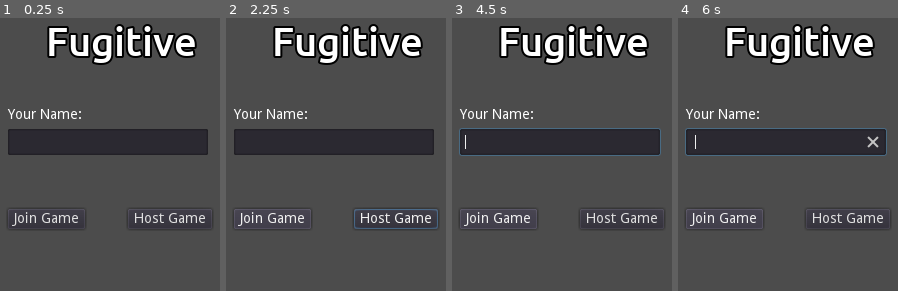
Above: before the commit, frames 1-4 (left to right).
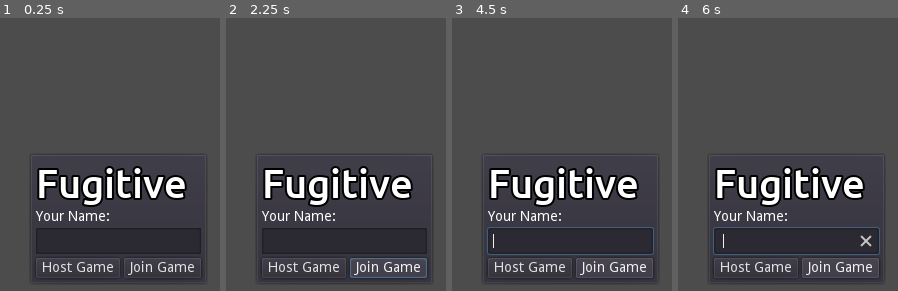
Above: after the commit, the same moments.

Repository: FugitiveTheGame/Fugitive
Game: Godot game, scene res://screens/mainmenu/MainMenu.tscn
Same seed, same stepped clock (60 frames per second), same inputs: the game is played once before the commit and once after it.
Inputs:
- Up to frame 1 (0.25 s): no input
- Up to frame 2 (2.25 s): click "Host Game" at 0.5 s; click "Join Game" at 1.25 s; hold Right (ui_right) from 2.03 s (still down)
- Up to frame 3 (4.5 s): release Right (ui_right) at 2.78 s; hold Down (ui_down) 2.78-3.53 s; hold Right (ui_right) 3.53-4.28 s; hold Up (ui_up) from 4.28 s (still down)
- Up to frame 4 (6 s): tap Enter at 5 s; release Up (ui_up) at 5.03 s; hold Left (ui_left) from 5.03 s (still down); tap Space at 5.75 s

The runs differ from the first frame. In frame 1, 31% of the frame differs, in the area x 3-95%, y 2-97%; in frame 2, 32%; in frame 3, 33%; in frame 4, 33%.

Commit message:
Main menu UI work
- Now using layouts
- Fixed bugs in Lobby UI work

Diff:
--- a/maps/map_00/Map_00.gd
+++ b/maps/map_00/Map_00.gd
@@ -39,15 +39,21 @@
 
 	for player_id in playerIds:
 		var player = players[player_id]
+
+		var playerNode: Player
 		match player.type:
 			Network.PlayerType.Seeker:
-				create_seeker(player_id, player)
+				playerNode = create_seeker(player_id, player)
 			Network.PlayerType.Hider:
-				create_hider(player_id, player)
+				playerNode = create_hider(player_id, player)
+
+		# If this is our current player, set the node as such
+		if get_tree().get_network_unique_id() == player_id:
+			playerNode.set_current_player()
 
 var seekersCount = 0
 
-func create_seeker(id, player):
+func create_seeker(id, player) -> Player:
 	var scene = preload("res://actors/seeker/Seeker.tscn")
 	var node = scene.instance()
 	node.set_name(str(id))
@@ -55,15 +61,14 @@
 
 	node.global_position = Vector2(200 + (seekersCount * 200), 470 - (seekersCount * 200))
 
-	if get_tree().get_network_unique_id() == id:
-		node.set_current_player()
-
 	seekersCount = seekersCount + 1
 	players.add_child(node)
 
+	return node
+
 var hidersCount = 0
 
-func create_hider(id, player):
+func create_hider(id, player) -> Player:
 	var scene = preload("res://actors/hider/Hider.tscn")
 	var node = scene.instance()
 	node.set_name(str(id))
@@ -73,6 +78,8 @@
 	hidersCount = hidersCount + 1
 
 	players.add_child(node)
+
+	return node
 
 # warning-ignore:unused_argument
 func _physics_process(delta):
--- a/maps/tilesets/neighborhood/tileset.tres
+++ b/maps/tilesets/neighborhood/tileset.tres
@@ -35,60 +35,60 @@
 vertices = PoolVector2Array( 0, 64, 192, 64, 192, 256, 0, 256 )
 polygons = [ PoolIntArray( 0, 1, 2, 3 ) ]
 
-[sub_resource type="OccluderPolygon2D" id=14]
+[sub_resource type="OccluderPolygon2D" id=7]
 polygon = PoolVector2Array( 0, 0, 256, 0, 256, 256, 224, 256, 224, 32, 0, 32 )
 
-[sub_resource type="ConvexPolygonShape2D" id=15]
+[sub_resource type="ConvexPolygonShape2D" id=8]
 points = PoolVector2Array( 0, 0, 256, 0, 256, 256, 224, 256, 224, 32, 0, 32 )
 
 [sub_resource type="NavigationPolygon" id=9]
 vertices = PoolVector2Array( 0, 0, 256, 0, 256, 256, 0, 256 )
 polygons = [ PoolIntArray( 0, 1, 2, 3 ) ]
 
+[sub_resource type="NavigationPolygon" id=10]
+vertices = PoolVector2Array( 0, 64, 64, 64, 64, 128, 0, 128 )
+polygons = [ PoolIntArray( 0, 1, 2, 3 ) ]
+
+[sub_resource type="OccluderPolygon2D" id=11]
+polygon = PoolVector2Array( 0, 0, 128, 0, 128, 128, 96, 128, 96, 32, 0, 32 )
+
+[sub_resource type="ConcavePolygonShape2D" id=12]
+segments = PoolVector2Array( 0, 0, 128, 0, 128, 0, 128, 128, 128, 128, 96, 128, 96, 128, 96, 32, 96, 32, 0, 32, 0, 32, 0, 0 )
+
+[sub_resource type="OccluderPolygon2D" id=13]
+polygon = PoolVector2Array( 0, 0, 256, 0, 256, 256, 224, 256, 224, 32, 0, 32 )
+
+[sub_resource type="ConcavePolygonShape2D" id=14]
+segments = PoolVector2Array( 0, 0, 256, 0, 256, 0, 256, 256, 256, 256, 224, 256, 224, 256, 224, 32, 224, 32, 0, 32, 0, 32, 0, 0 )
+
+[sub_resource type="NavigationPolygon" id=15]
+vertices = PoolVector2Array( 0, 0, 256, 0, 256, 256, 0, 256 )
+polygons = [ PoolIntArray( 0, 1, 2, 3 ) ]
+
 [sub_resource type="NavigationPolygon" id=16]
-vertices = PoolVector2Array( 0, 64, 64, 64, 64, 128, 0, 128 )
-polygons = [ PoolIntArray( 0, 1, 2, 3 ) ]
-
-[sub_resource type="OccluderPolygon2D" id=17]
-polygon = PoolVector2Array( 0, 0, 128, 0, 128, 128, 96, 128, 96, 32, 0, 32 )
-
-[sub_resource type="ConcavePolygonShape2D" id=18]
-segments = PoolVector2Array( 0, 0, 128, 0, 128, 0, 128, 128, 128, 128, 96, 128, 96, 128, 96, 32, 96, 32, 0, 32, 0, 32, 0, 0 )
-
-[sub_resource type="OccluderPolygon2D" id=19]
-polygon = PoolVector2Array( 0, 0, 256, 0, 256, 256, 224, 256, 224, 32, 0, 32 )
-
-[sub_resource type="ConcavePolygonShape2D" id=20]
-segments = PoolVector2Array( 0, 0, 256, 0, 256, 0, 256, 256, 256, 256, 224, 256, 224, 256, 224, 32, 224, 32, 0, 32, 0, 32, 0, 0 )
-
-[sub_resource type="NavigationPolygon" id=21]
-vertices = PoolVector2Array( 0, 0, 256, 0, 256, 256, 0, 256 )
-polygons = [ PoolIntArray( 0, 1, 2, 3 ) ]
-
-[sub_resource type="NavigationPolygon" id=22]
-vertices = PoolVector2Array( 0, 0, 256, 0, 256, 256, 0, 256 )
-polygons = [ PoolIntArray( 0, 1, 2, 3 ) ]
-
-[sub_resource type="NavigationPolygon" id=23]
+vertices = PoolVector2Array( 0, 0, 256, 0, 256, 256, 0, 256 )
+polygons = [ PoolIntArray( 0, 1, 2, 3 ) ]
+
+[sub_resource type="NavigationPolygon" id=17]
 vertices = PoolVector2Array( 0, 64, 128, 64, 128, 128, 0, 128 )
 polygons = [ PoolIntArray( 0, 1, 2, 3 ) ]
 
-[sub_resource type="OccluderPolygon2D" id=24]
+[sub_resource type="OccluderPolygon2D" id=18]
 polygon = PoolVector2Array( 0, 0, 128, 0, 128, 32, 0, 32 )
 
-[sub_resource type="ConvexPolygonShape2D" id=25]
+[sub_resource type="ConvexPolygonShape2D" id=19]
 points = PoolVector2Array( 0, 0, 128, 0, 128, 32, 0, 32 )
 
-[sub_resource type="OccluderPolygon2D" id=10]
+[sub_resource type="OccluderPolygon2D" id=20]
 polygon = PoolVector2Array( 0, 0, 64, 0, 64, 64, 0, 64 )
 
-[sub_resource type="ConvexPolygonShape2D" id=11]
+[sub_resource type="ConvexPolygonShape2D" id=21]
 points = PoolVector2Array( 0, 0, 64, 0, 64, 64, 0, 64 )
 
-[sub_resource type="OccluderPolygon2D" id=12]
+[sub_resource type="OccluderPolygon2D" id=22]
 polygon = PoolVector2Array( 0, 0, 256, 0, 256, 128, 0, 128 )
 
-[sub_resource type="ConvexPolygonShape2D" id=13]
+[sub_resource type="ConvexPolygonShape2D" id=23]
 points = PoolVector2Array( 0, 0, 256, 0, 256, 128, 0, 128 )
 
 [resource]
--- a/screens/lobby/ControlPlayerLabel.tscn
+++ b/screens/lobby/ControlPlayerLabel.tscn
@@ -2,28 +2,34 @@
 
 [ext_resource path="res://screens/lobby/ControlPlayerLabel.gd" type="Script" id=1]
 
-[node name="Control" type="Control"]
-margin_top = 1.05264
-margin_right = 325.0
-margin_bottom = 41.0526
-rect_min_size = Vector2( 325, 40 )
-size_flags_horizontal = 0
+[node name="Root" type="HBoxContainer"]
+margin_right = 196.0
+margin_bottom = 40.0
+rect_min_size = Vector2( 196, 0 )
+size_flags_horizontal = 3
 size_flags_vertical = 0
 script = ExtResource( 1 )
+__meta__ = {
+"_edit_use_anchors_": false
+}
 
 [node name="LabelPlayerName" type="Label" parent="."]
-margin_left = 2.10526
-margin_top = 2.10526
-margin_right = 167.105
-margin_bottom = 32.1053
+margin_right = 116.0
+margin_bottom = 40.0
+size_flags_horizontal = 3
+size_flags_vertical = 1
+text = "Player Name"
 valign = 1
 clip_text = true
+__meta__ = {
+"_edit_use_anchors_": false
+}
 
 [node name="OptionPlayerRole" type="OptionButton" parent="."]
-margin_left = 176.789
-margin_top = 2.94737
-margin_right = 312.789
-margin_bottom = 31.9474
+margin_left = 120.0
+margin_right = 196.0
+margin_bottom = 40.0
+text = "Hider"
 items = [ "Hider", null, false, 0, null, "Seeker", null, false, 1, null ]
 selected = 0
 [connection signal="item_selected" from="OptionPlayerRole" to="." method="_on_OptionPlayerRole_item_selected"]
--- a/screens/lobby/Lobby.gd
+++ b/screens/lobby/Lobby.gd
@@ -1,6 +1,7 @@
 extends Control
 
 onready var playerListControl := $MainPanel/OuterContainer/CenterContainer/PlayersContainer/PlayersScrollContainer/PlayerList
+onready var startGameButton := $MainPanel/OuterContainer/StartGameButton
 
 const MIN_PLAYERS = 1
 
@@ -13,7 +14,7 @@
 
 	# Only server should see start button
 	if not get_tree().is_network_server():
-		$StartGameButton.hide()
+		startGameButton.hide()
 
 func player_updated(playerId: int, playerData: PlayerLobbyData):
 	var playerControl = playerListControl.get_node(str(playerId))
--- a/screens/lobby/Lobby.tscn
+++ b/screens/lobby/Lobby.tscn
@@ -25,6 +25,8 @@
 margin_bottom = 505.0
 
 [node name="TitleLabel" type="Label" parent="MainPanel/OuterContainer"]
+margin_right = 498.0
+margin_bottom = 46.0
 custom_fonts/font = ExtResource( 2 )
 text = "Lobby"
 
--- a/screens/mainmenu/MainMenu.gd
+++ b/screens/mainmenu/MainMenu.gd
@@ -1,9 +1,12 @@
-extends Control
+extends Node
 
-onready var joinDialog := get_node("JoinGameDialog")
-onready var serverIpEditText := get_node("JoinGameDialog/ServerIpTextEdit")
+onready var joinDialog := $JoinGameDialog
+onready var serverIpEditText := $JoinGameDialog/Center/Verticle/ServerIpTextEdit
 
 var playerName: String = ""
+
+func _ready():
+	assert(get_tree().connect("connected_to_server", self, "on_server_joined") == OK)
 
 func _on_HostGameButton_pressed():
 	if playerName == "":
@@ -31,12 +34,13 @@
 	if serverIp == "":
 		return
 
-	var success = Network.joinGame(playerName, serverIp)
-	if success:
-		assert(get_tree().change_scene('res://screens/lobby/Lobby.tscn') == OK)
+	assert(Network.joinGame(playerName, serverIp))
 
 func _on_CancelButton_pressed():
 	joinDialog.hide()
 
 func _on_JoinGameDialog_about_to_show():
 	serverIpEditText.text = Network.DEFAULT_IP
+
+func on_server_joined():
+	assert(get_tree().change_scene('res://screens/lobby/Lobby.tscn') == OK)
--- a/screens/mainmenu/MainMenu.tscn
+++ b/screens/mainmenu/MainMenu.tscn
@@ -3,84 +3,135 @@
 [ext_resource path="res://screens/mainmenu/MainMenu.gd" type="Script" id=1]
 [ext_resource path="res://fonts/content/ContentFont.tres" type="DynamicFont" id=2]
 
-[node name="Control" type="Control"]
+[node name="Root" type="Node"]
+script = ExtResource( 1 )
+
+[node name="CenterContainer" type="CenterContainer" parent="."]
 anchor_right = 1.0
 anchor_bottom = 1.0
-script = ExtResource( 1 )
+margin_left = 0.902466
+margin_right = 0.902466
+__meta__ = {
+"_edit_use_anchors_": false
+}
 
-[node name="TitleLabel" type="Label" parent="."]
-margin_left = 328.42
-margin_top = 98.9472
-margin_right = 479.42
-margin_bottom = 144.947
+[node name="PanelContainer" type="PanelContainer" parent="CenterContainer"]
+margin_left = 310.0
+margin_top = 235.0
+margin_right = 489.0
+margin_bottom = 365.0
+size_flags_horizontal = 3
+size_flags_vertical = 3
+
+[node name="VBoxContainer" type="VBoxContainer" parent="CenterContainer/PanelContainer"]
+margin_left = 7.0
+margin_top = 7.0
+margin_right = 172.0
+margin_bottom = 123.0
+size_flags_horizontal = 3
+size_flags_vertical = 3
+
+[node name="TitleLabel" type="Label" parent="CenterContainer/PanelContainer/VBoxContainer"]
+margin_right = 165.0
+margin_bottom = 46.0
 custom_fonts/font = ExtResource( 2 )
 text = "Fugitive"
 
-[node name="HostGameButton" type="Button" parent="."]
-margin_left = 410.0
-margin_top = 290.0
-margin_right = 494.0
-margin_bottom = 310.0
+[node name="PlayerNameLabel" type="Label" parent="CenterContainer/PanelContainer/VBoxContainer"]
+margin_top = 50.0
+margin_right = 165.0
+margin_bottom = 64.0
+text = "Your Name:"
+
+[node name="PlayerNameTextEdit" type="LineEdit" parent="CenterContainer/PanelContainer/VBoxContainer"]
+margin_top = 68.0
+margin_right = 165.0
+margin_bottom = 92.0
+clear_button_enabled = true
+
+[node name="HBoxContainer" type="HBoxContainer" parent="CenterContainer/PanelContainer/VBoxContainer"]
+margin_top = 96.0
+margin_right = 165.0
+margin_bottom = 116.0
+size_flags_horizontal = 3
+size_flags_vertical = 3
+
+[node name="HostGameButton" type="Button" parent="CenterContainer/PanelContainer/VBoxContainer/HBoxContainer"]
+margin_right = 84.0
+margin_bottom = 20.0
 text = "Host Game"
 
-[node name="JoinGameButton" type="Button" parent="."]
-margin_left = 290.0
-margin_top = 290.0
-margin_right = 367.0
-margin_bottom = 310.0
+[node name="JoinGameButton" type="Button" parent="CenterContainer/PanelContainer/VBoxContainer/HBoxContainer"]
+margin_left = 88.0
+margin_right = 165.0
+margin_bottom = 20.0
 text = "Join Game"
 
-[node name="PlayerNameTextEdit" type="LineEdit" parent="."]
-margin_left = 290.0
-margin_top = 210.0
-margin_right = 490.0
-margin_bottom = 234.0
+[node name="JoinGameDialog" type="PopupPanel" parent="."]
+margin_right = 256.0
+margin_bottom = 128.0
+size_flags_horizontal = 3
+size_flags_vertical = 3
+__meta__ = {
+"_edit_use_anchors_": false
+}
+
+[node name="Center" type="CenterContainer" parent="JoinGameDialog"]
+margin_left = 4.0
+margin_top = 4.0
+margin_right = 252.0
+margin_bottom = 124.0
+size_flags_horizontal = 3
+size_flags_vertical = 3
+__meta__ = {
+"_edit_use_anchors_": false
+}
+
+[node name="Verticle" type="VBoxContainer" parent="JoinGameDialog/Center"]
+margin_left = 60.0
+margin_top = 27.0
+margin_right = 188.0
+margin_bottom = 93.0
+size_flags_horizontal = 3
+size_flags_vertical = 3
+alignment = 1
+__meta__ = {
+"_edit_use_anchors_": false
+}
+
+[node name="Label" type="Label" parent="JoinGameDialog/Center/Verticle"]
+margin_right = 128.0
+margin_bottom = 14.0
+text = "Sever IP"
+
+[node name="ServerIpTextEdit" type="LineEdit" parent="JoinGameDialog/Center/Verticle"]
+margin_top = 18.0
+margin_right = 128.0
+margin_bottom = 42.0
+rect_min_size = Vector2( 128, 0 )
+size_flags_horizontal = 0
 clear_button_enabled = true
 
-[node name="PlayerNameLabel" type="Label" parent="."]
-margin_left = 290.0
-margin_top = 189.473
-margin_right = 364.0
-margin_bottom = 203.473
-text = "Your Name:"
+[node name="HBoxContainer" type="HBoxContainer" parent="JoinGameDialog/Center/Verticle"]
+margin_top = 46.0
+margin_right = 128.0
+margin_bottom = 66.0
+size_flags_horizontal = 3
+size_flags_vertical = 3
 
-[node name="JoinGameDialog" type="PopupDialog" parent="."]
-margin_left = 230.0
-margin_top = 380.0
-margin_right = 550.0
-margin_bottom = 550.0
-popup_exclusive = true
-
-[node name="Label" type="Label" parent="JoinGameDialog"]
-margin_left = 23.4211
-margin_top = 14.0
-margin_right = 75.4211
-margin_bottom = 28.0
-text = "Sever IP"
-
-[node name="ServerIpTextEdit" type="LineEdit" parent="JoinGameDialog"]
-margin_left = 30.0
-margin_top = 40.0
-margin_right = 220.0
-margin_bottom = 64.0
-clear_button_enabled = true
-
-[node name="ConnectButton" type="Button" parent="JoinGameDialog"]
-margin_left = 240.0
-margin_top = 130.0
-margin_right = 304.0
-margin_bottom = 150.0
+[node name="ConnectButton" type="Button" parent="JoinGameDialog/Center/Verticle/HBoxContainer"]
+margin_right = 64.0
+margin_bottom = 20.0
 text = "Connect"
 
-[node name="CancelButton" type="Button" parent="JoinGameDialog"]
-margin_left = 20.0
-margin_top = 130.0
-margin_right = 74.0
-margin_bottom = 150.0
+[node name="CancelButton" type="Button" parent="JoinGameDialog/Center/Verticle/HBoxContainer"]
+margin_left = 68.0
+margin_right = 122.0
+margin_bottom = 20.0
 text = "Cancel"
-[connection signal="pressed" from="HostGameButton" to="." method="_on_HostGameButton_pressed"]
-[connection signal="pressed" from="JoinGameButton" to="." method="_on_JoinGameButton_pressed"]
-[connection signal="text_changed" from="PlayerNameTextEdit" to="." method="_on_PlayerNameTextEdit_text_changed"]
+[connection signal="text_changed" from="CenterContainer/PanelContainer/VBoxContainer/PlayerNameTextEdit" to="." method="_on_PlayerNameTextEdit_text_changed"]
+[connection signal="pressed" from="CenterContainer/PanelContainer/VBoxContainer/HBoxContainer/HostGameButton" to="." method="_on_HostGameButton_pressed"]
+[connection signal="pressed" from="CenterContainer/PanelContainer/VBoxContainer/HBoxContainer/JoinGameButton" to="." method="_on_JoinGameButton_pressed"]
 [connection signal="about_to_show" from="JoinGameDialog" to="." method="_on_JoinGameDialog_about_to_show"]
-[connection signal="pressed" from="JoinGameDialog/ConnectButton" to="." method="_on_ConnectButton_pressed"]
-[connection signal="pressed" from="JoinGameDialog/CancelButton" to="." method="_on_CancelButton_pressed"]
+[connection signal="pressed" from="JoinGameDialog/Center/Verticle/HBoxContainer/ConnectButton" to="." method="_on_ConnectButton_pressed"]
+[connection signal="pressed" from="JoinGameDialog/Center/Verticle/HBoxContainer/CancelButton" to="." method="_on_CancelButton_pressed"]
Not shown: 8 places in maps/tilesets/neighborhood/tileset.tres that only renumber resources
